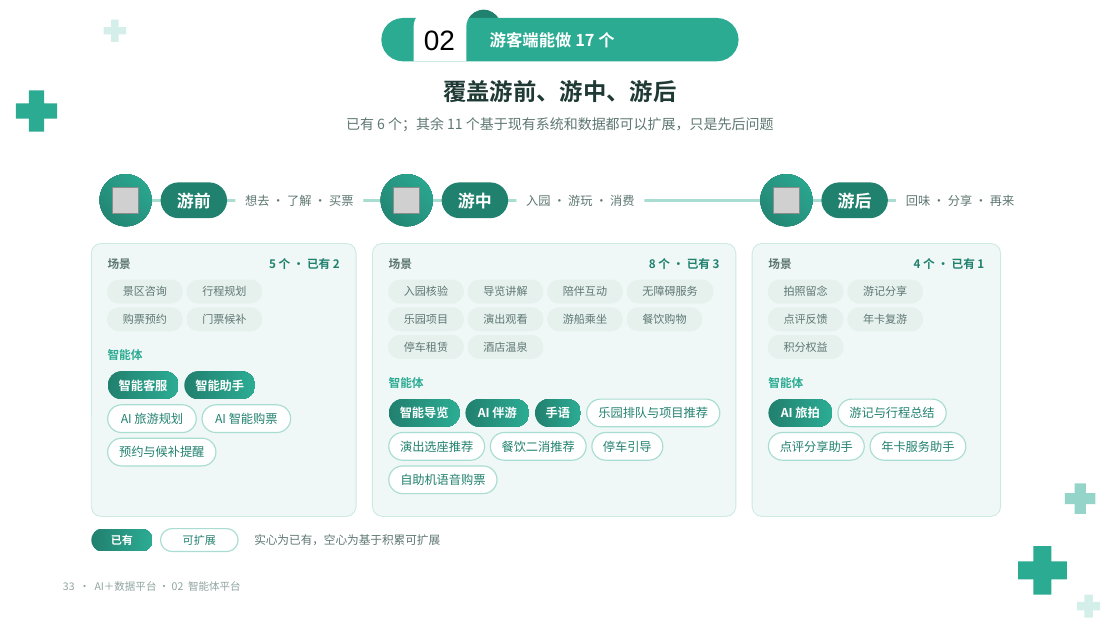
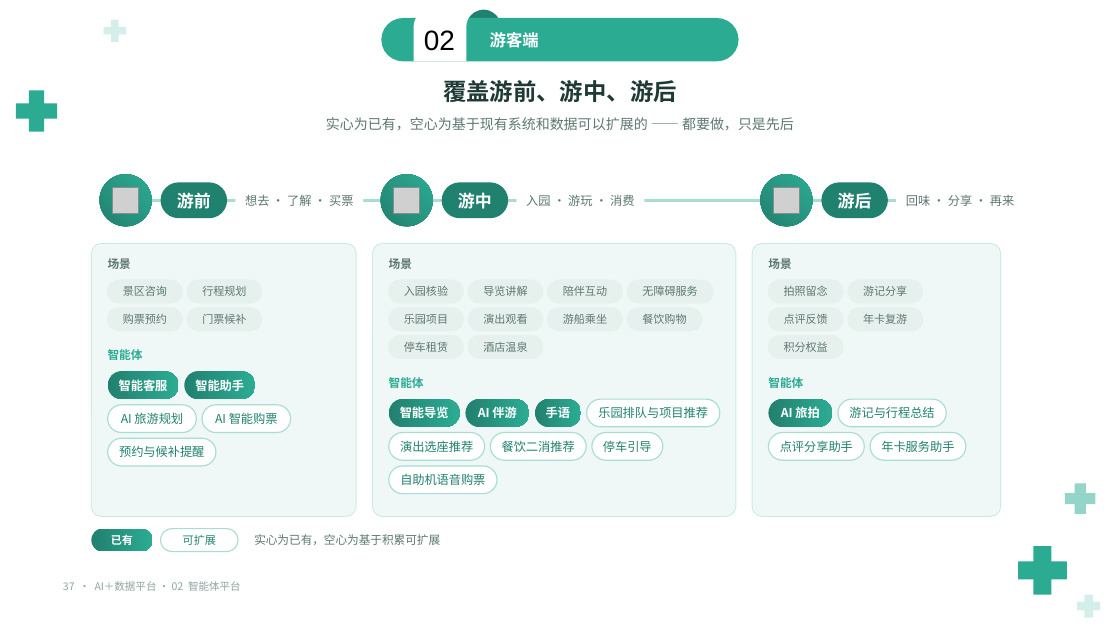
Before and after one commit to keanying/relevance, a slide deck: slide 37 of AI＋数据平台_老板汇报_青绿模板.pptx (slide 33 before the commit). Drawn at 1120x630 pixels with LibreOffice and Linux fonts; fonts in the diff are those of the drawing; grey boxes stand for pictures; background and template pictures are left out. Boxes give left, top, right and bottom in pixels: in the first picture for what was removed or moved away, otherwise in the second. Text is boxed around its words. In the diff, an @@ line names an element or a change of style, - is before the commit and + after.

```diff
--- a/AI＋数据平台_老板汇报_青绿模板.pptx
+++ b/AI＋数据平台_老板汇报_青绿模板.pptx
@@ text at (490, 32, 539, 48): text changed @@
-游客端能做 17 个
+游客端
@@ text at (326, 117, 794, 130): text changed @@
-已有 6 个；其余 11 个基于现有系统和数据都可以扩展，只是先后问题
+实心为已有，空心为基于现有系统和数据可以扩展的 —— 都要做，只是先后
@@ text removed at (269, 258, 340, 269) @@
-5 个 · 已有 2
@@ text removed at (649, 258, 720, 269) @@
-8 个 · 已有 3
@@ text removed at (914, 258, 984, 269) @@
-4 个 · 已有 1
@@ text at (63, 581, 241, 591): text changed @@
-33 · AI＋数据平台 · 02 智能体平台
+37 · AI＋数据平台 · 02 智能体平台
```
Also in this commit, not shown: 42 other slides changed, 8 slides added, 4 slides removed.
